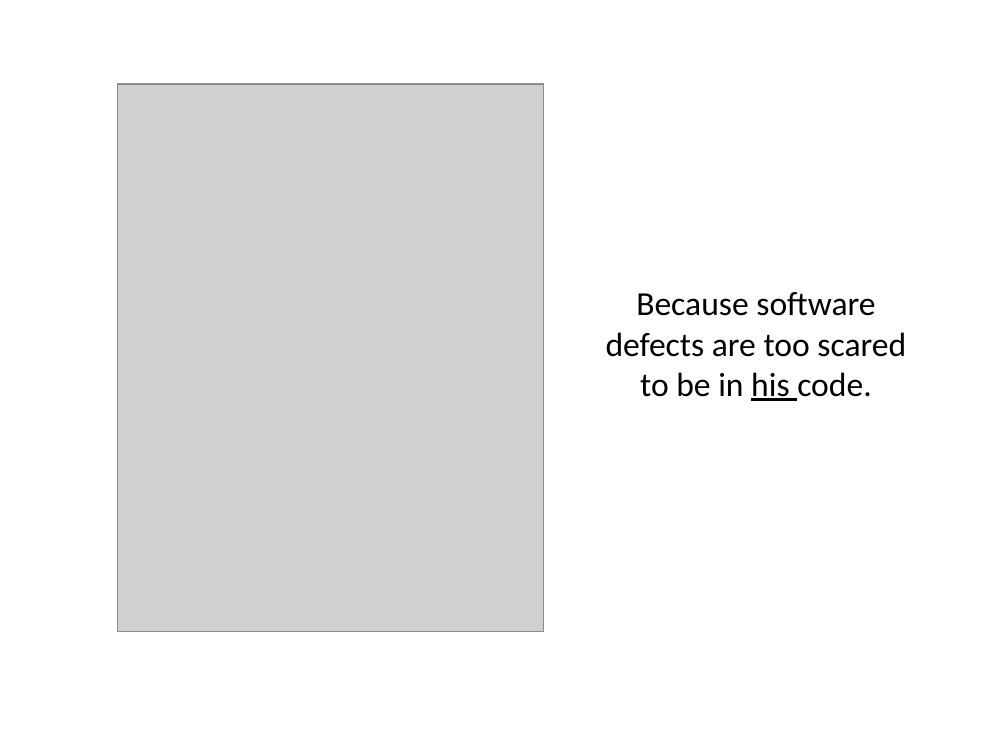
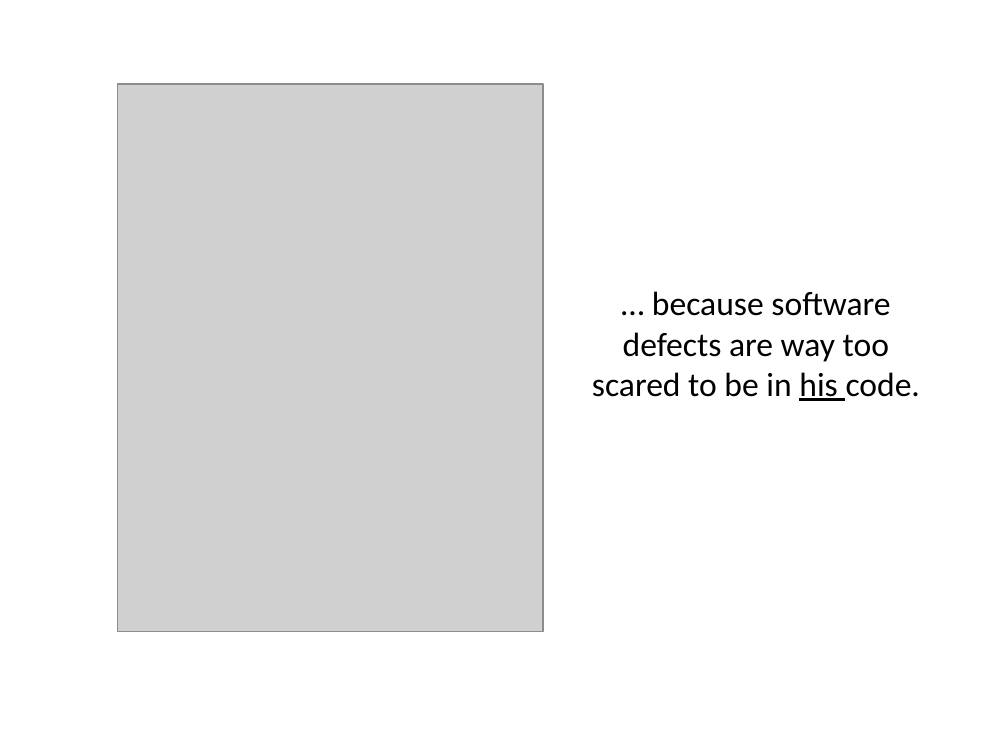
Before and after one commit to virtix/swe-795, a slide deck: slide 3 of doc/Test Doubles and Dependency Design.pptx. Drawn at 1008x756 pixels with LibreOffice and Linux fonts; fonts in the diff are those of the drawing; grey boxes stand for pictures. Boxes give left, top, right and bottom in pixels: in the first picture for what was removed or moved away, otherwise in the second. Text is boxed around its words. In the diff, an @@ line names an element or a change of style, - is before the commit and + after.

```diff
--- a/doc/Test Doubles and Dependency Design.pptx
+++ b/doc/Test Doubles and Dependency Design.pptx
@@ text at (592,291,920,401): text changed @@
-Because software defects are too scared to be in his code.
+… because software defects are way too scared to be in his code.
```
Also in this commit, not shown: 11 other slides changed, 2 slides added, 2 other files.
